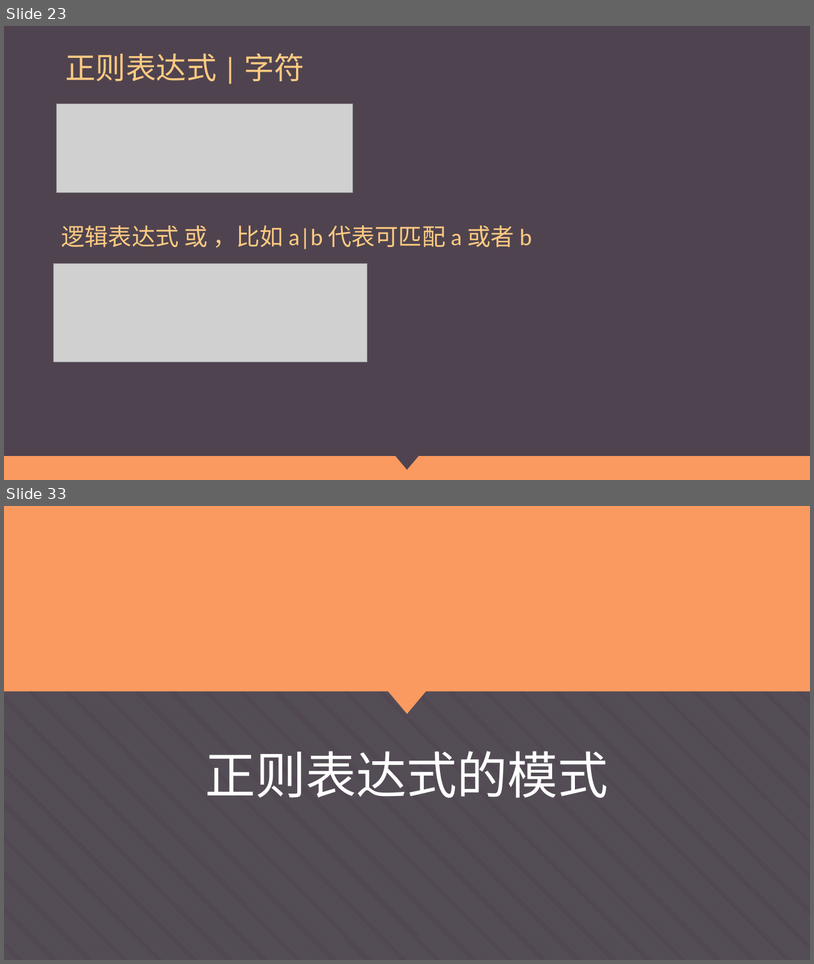
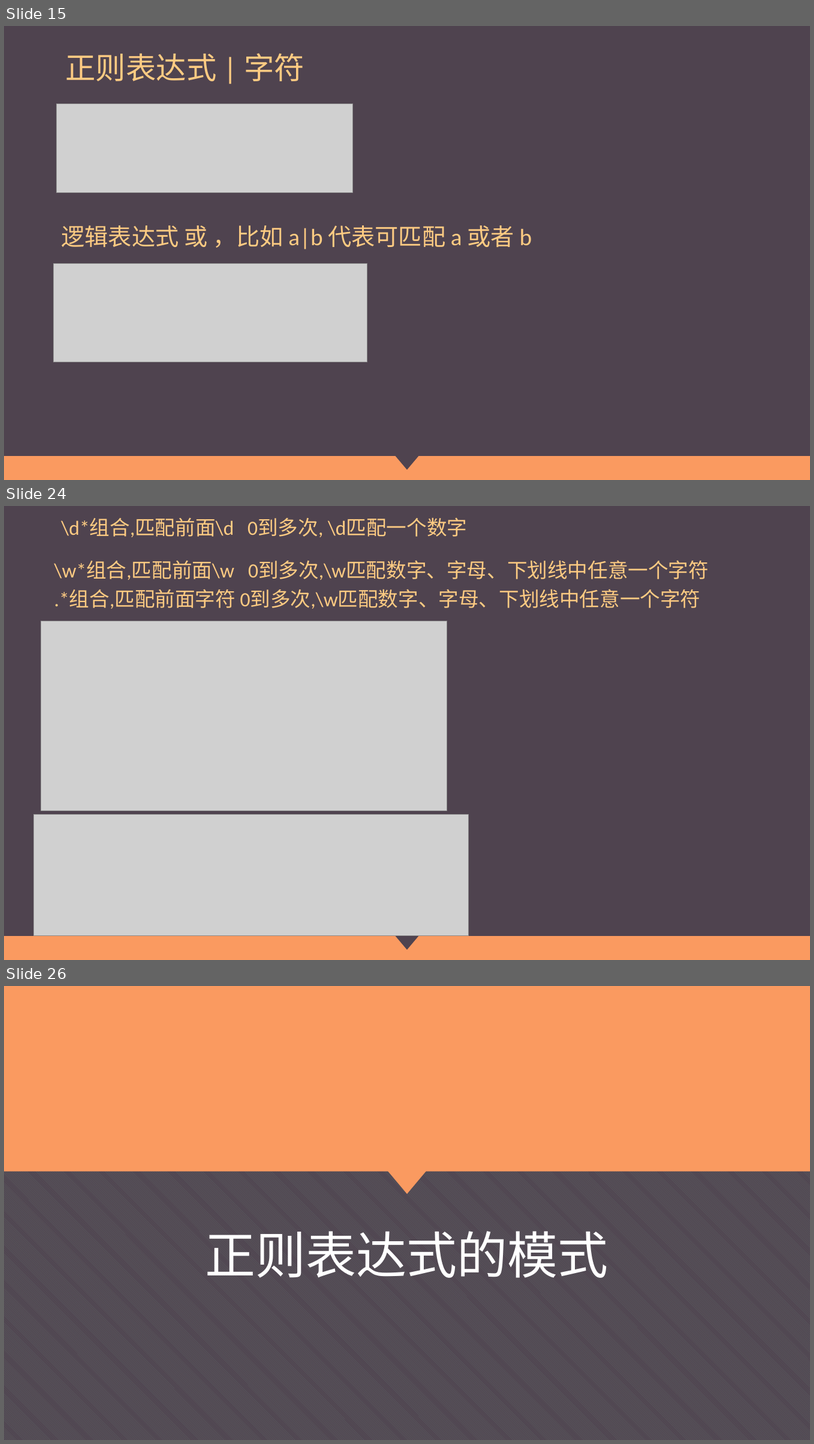
Before and after one commit to Wu-jiaming/-ppt, a slide deck: 正则表达式.pptx. Shown one above the other, each under a label of ours: slides 23 and 33 before the commit, slides 15, 24 and 26 after it; the slides between them are not shown. The pictures are 814x964 and 814x1444 pixels, drawn with LibreOffice and Linux fonts; fonts in the diff are those of the drawing; grey boxes stand for pictures. Boxes give left, top, right and bottom in pixels: in the first picture for what was removed or moved away, otherwise in the second. Text is boxed around its words. In the diff, an @@ line names an element or a change of style, - is before the commit and + after.

```diff
--- a/正则表达式.pptx
+++ b/正则表达式.pptx
@@ slide 24 added at [4,506,810,960], background #4F434F; not listed: 2 template elements that a slide beside it also shows @@
@@ title added at [61,519,467,537], 24 pt, text #FDCB82 @@
+\d*组合,匹配前面\d 0到多次, \d匹配一个数字
@@ text added at [54,561,709,580], 24 pt, text #FDCB82 @@
+\w*组合,匹配前面\w 0到多次,\w匹配数字、字母、下划线中任意一个字符
@@ text added at [54,589,701,609], 24 pt, text #FDCB82 @@
+.*组合,匹配前面字符 0到多次,\w匹配数字、字母、下划线中任意一个字符
@@ picture added at [41,621,447,811] @@
@@ picture added at [33,814,468,936] @@
@@ what was slide 23 is now slide 15 @@
@@ what was slide 33 is now slide 26 @@
```
Also in this commit, not shown: 16 slides changed, 6 other slides added, 6 slides removed.
